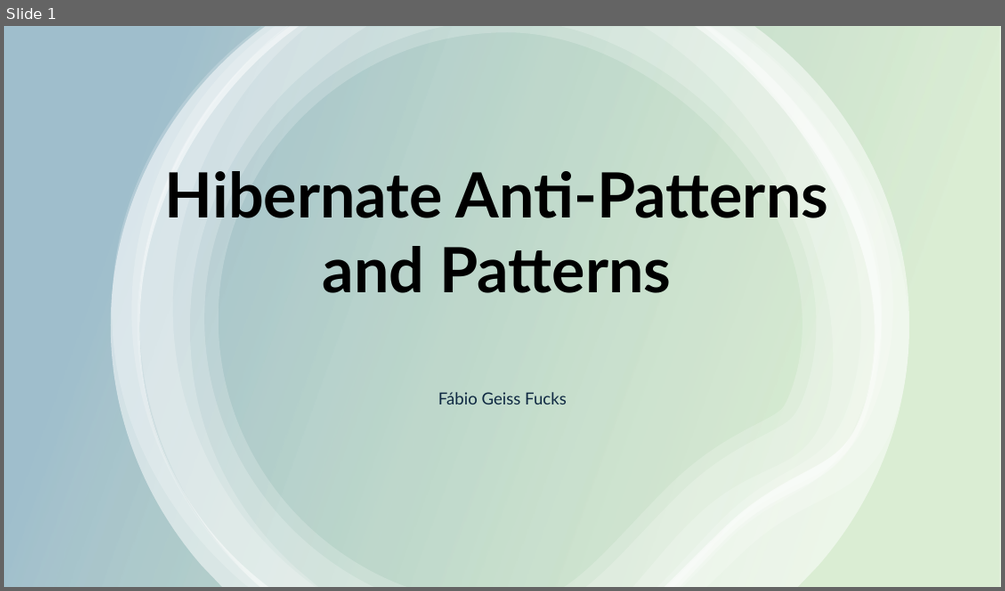
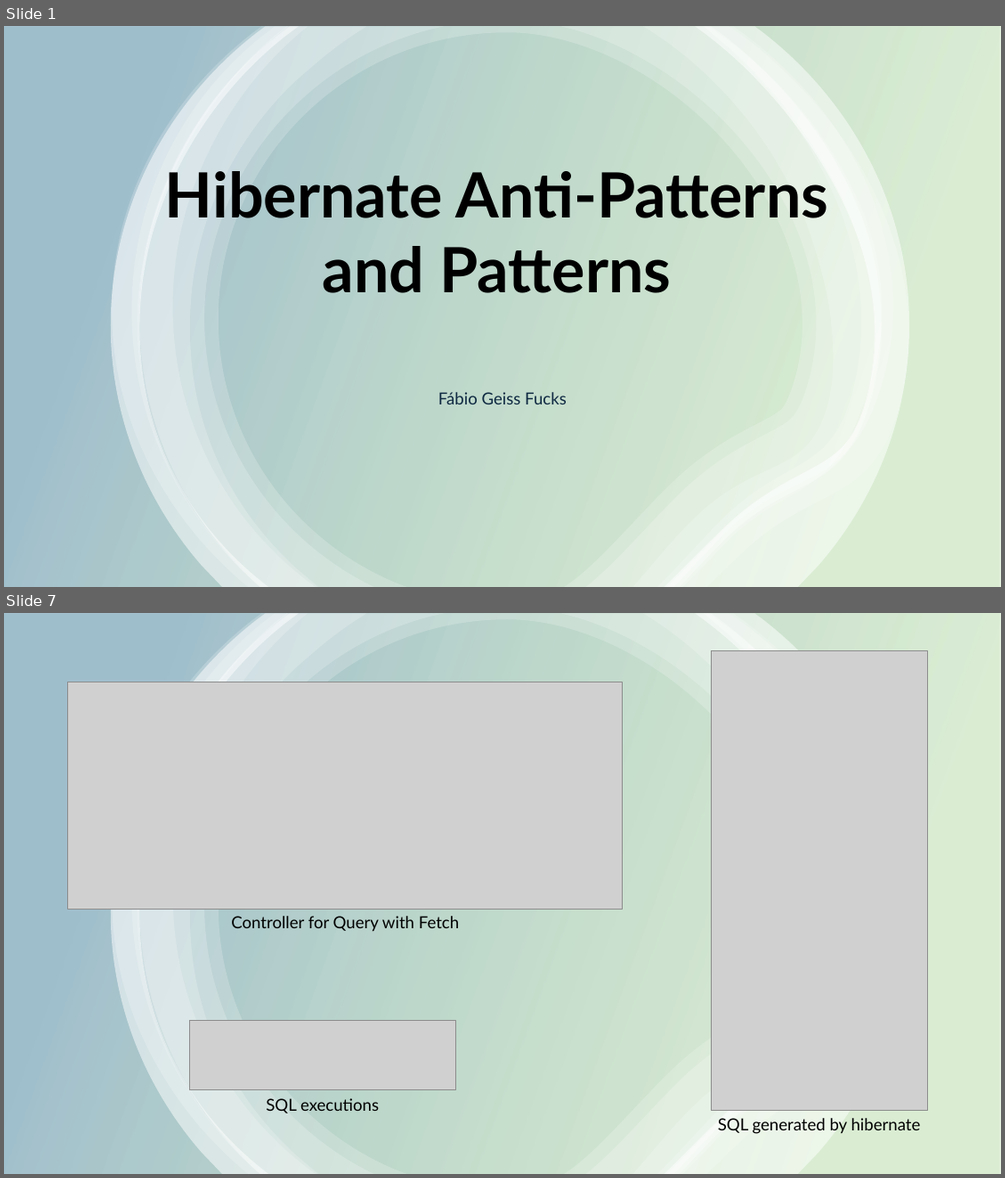
Before and after one commit to FFucks/hibernate, a slide deck: hibernate_presentation.pptx. Shown one above the other, each under a label of ours: slide 1 before the commit, slides 1 and 7 after it; the slides between them are not shown. The pictures are 1005x591 and 1005x1178 pixels, drawn with LibreOffice and Linux fonts; fonts in the diff are those of the drawing; grey boxes stand for pictures. Boxes give left, top, right and bottom in pixels: in the first picture for what was removed or moved away, otherwise in the second. Text is boxed around its words. In the diff, an @@ line names an element or a change of style, - is before the commit and + after.

```diff
--- a/hibernate_presentation.pptx
+++ b/hibernate_presentation.pptx
@@ slide 7 added at [4, 613, 1001, 1174], background #FFFFFF @@
@@ rectangle added at [4, 613, 1001, 1174], fill gradient #4EA72E to #156082 @@
@@ group added at [111, 613, 909, 1174]: 6 freeform shapes @@
@@ picture added at [712, 650, 928, 1111] @@
@@ picture added at [67, 682, 623, 909] @@
@@ text added at [231, 916, 459, 932], 16 pt, text #000000 @@
+Controller for Query with Fetch
@@ picture added at [190, 1020, 455, 1090] @@
@@ text added at [266, 1098, 379, 1113], 16 pt, text #000000 @@
+SQL executions
@@ text added at [718, 1118, 921, 1134], 16 pt, text #000000 @@
+SQL generated by hibernate
```
Also in this commit, not shown: 3 slides changed, 11 other slides added, 6 slides removed, 12 other files.
